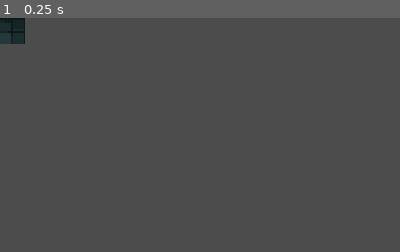
Above: before the commit, frame 1.
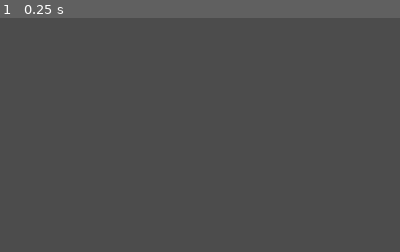
Above: after the commit, the same moment.

Repository: Dowsley/pixel-crawler
Game: Godot game, scene res://src/Dungeon.tscn
Two runs of this game, one before a commit and one after it. Both use one fixed random seed, a clock stepped at 60 frames per second and the inputs below.
Inputs:
- Up to frame 1 (0.25 s): no input
The pictures show only the part of the screen within x 0-50%, y 0-50%; the shares and areas given below are measured in that part.

The runs differ from the first frame. In frame 1, 0.7% of the frame differs, in the area x 0-7%, y 0-12%.

Commit message:
Generation working, broken rules

Diff:
--- /dev/null
+++ b/src/Camera2D.gd
@@ -0,0 +1,13 @@
+extends Camera2D
+
+var V := 20
+
+func _physics_process(delta):
+	if Input.is_action_pressed("ui_right"):
+		position.x += 1 * V
+	if Input.is_action_pressed("ui_left"):
+		position.x -= 1 * V
+	if Input.is_action_pressed("ui_down"):
+		position.y += 1 * V
+	if Input.is_action_pressed("ui_up"):
+		position.y -= 1 * V
--- a/src/Dungeon.tscn
+++ b/src/Dungeon.tscn
@@ -1,7 +1,8 @@
-[gd_scene load_steps=4 format=2]
+[gd_scene load_steps=5 format=2]
 
 [ext_resource path="res://assets/Environment/Dungeon Prison/Assets/Tiles.png" type="Texture" id=1]
 [ext_resource path="res://src/dungeon.gd" type="Script" id=2]
+[ext_resource path="res://src/Camera2D.gd" type="Script" id=3]
 
 [sub_resource type="TileSet" id=1]
 0/name = "dungeon_floor"
@@ -430,3 +431,8 @@
 cell_size = Vector2( 16, 16 )
 format = 1
 script = ExtResource( 2 )
+
+[node name="Camera2D" type="Camera2D" parent="."]
+position = Vector2( 256, 150 )
+current = true
+script = ExtResource( 3 )
--- a/src/dungeon.gd
+++ b/src/dungeon.gd
@@ -2,9 +2,9 @@
 onready var generator := Generator.new()
 onready var size := (OS.window_size / cell_size).ceil()
 
-
-func generate_map(size):
-	generator.generate(size)
+func generate_map():
+	#generator.print_grid()
+	generator.generate()
 	#generator.print_grid()
 	for i in size.x:
 		for j in size.y:
@@ -16,10 +16,11 @@
 			)
 
 func _ready():
-	generate_map(size)
+	generator.init_grid(size)
+	generate_map()
 	# Load data
 	#dungeon.set_cell(i, j, dungeon.tile_set.find_tile_by_name(state_name))
 
 func _input(event):
 	if event.is_action_pressed("generate"):
-		generate_map(size)
+		generate_map()
--- a/src/wfc/generator.gd
+++ b/src/wfc/generator.gd
@@ -5,11 +5,15 @@
 var grid := []
 var size: Vector2
 
+func get_all_options():
+	return options.keys().duplicate()
+
 func convert_coordinates(i: int, j: int) -> int:
 	return int(i + j * size.x)
 
-func get_tile(i: int, j: int) -> Tile:
-	return grid[convert_coordinates(i, j)]
+func get_tile(i: int, j: int, alt_grid = null) -> Tile:
+	var target = alt_grid if alt_grid else grid
+	return target[convert_coordinates(i, j)]
 
 func set_tile(i: int, j: int, t: Tile) -> void:
 	grid[convert_coordinates(i, j)] = t
@@ -26,15 +30,26 @@
 	t.collapsed = true
 
 func init_grid(size: Vector2):
+	self.size = size
+	options = WFC.load_all_options()
+
 	grid.clear()
 	grid.resize(size.x * size.y)
 	for x in range(size.x):
 		for y in range(size.y):
-			set_tile(x, y, Tile.new(Array(options.keys())))
+			set_tile(x, y, Tile.new(get_all_options()))
 
 func get_lowest_entropy_tile() -> Tile:
-	var grid_copy = Array(grid)
+	randomize()
+
+	var grid_copy = grid.duplicate()
 	grid_copy.sort_custom(WFC, "sort_by_entropy")
+	for i in range(grid_copy.size()-1, -1, -1):
+		if grid_copy[i].collapsed:
+			grid_copy.remove(i)
+
+	if grid_copy.size() == 0:
+		return null
 
 	var max_len: int = grid_copy[0].options.size()
 	var stop_index := 0
@@ -46,23 +61,79 @@
 			break
 		i += 1
 
-	var r := int(rand_range(0, stop_index))
-	return grid_copy[r]
+	if stop_index == 0:
+		return Utils.get_random_element(grid_copy)
+	else:
+		return grid_copy[int(rand_range(0, stop_index))]
 
 func print_grid():
 	for x in range(size.x):
 		for y in range(size.y):
 			print(get_tile(x, y).options)
 
-func generate(size: Vector2):
-	self.size = size
-	options = WFC.load_all_options()
-	init_grid(size)
-
-	# First random collapse to trigger reaction
-	collapse_by_pos(0, 0)
+func generate():
+	#collapse_by_pos(0, 0)
 
 	var t: Tile
 	t = get_lowest_entropy_tile()
-	print(t.options)
+	if not t:
+		return
 	collapse_by_ref(t)
+
+	var next_grid := {}
+	for i in range(size.x):
+		for j in range(size.y):
+			t = get_tile(i, j)
+			if (t.collapsed):
+				next_grid[convert_coordinates(i, j)] = t
+			else:
+				var valid_for_side: Array
+				var options_local = get_all_options()
+				# Look up
+				if j > 0:
+					t = get_tile(i, j-1)
+					valid_for_side = []
+					for opt in t.options:
+						valid_for_side += options[opt].get_options_for("up")
+					check_valid(options_local, valid_for_side)
+				# Look right
+				if i < size.x - 1:
+					t = get_tile(i+1, j)
+					valid_for_side = []
+					for opt in t.options:
+						valid_for_side += options[opt].get_options_for("right")
+					check_valid(options_local, valid_for_side)
+				# Look down
+				if j < size.y - 1:
+					t = get_tile(i, j+1)
+					valid_for_side = []
+					for opt in t.options:
+						valid_for_side += options[opt].get_options_for("down")
+					check_valid(options_local, valid_for_side)
+				# Look left
+				if i > 0:
+					t = get_tile(i-1, j)
+					valid_for_side = []
+					for opt in t.options:
+						valid_for_side += options[opt].get_options_for("left")
+					check_valid(options_local, valid_for_side)
+
+				next_grid[convert_coordinates(i, j)] = Tile.new(options_local)
+
+	update_grid_from(next_grid)
+
+func update_grid_from(next_grid: Dictionary):
+	var keys := next_grid.keys().duplicate()
+	keys.sort()
+
+	var tmp := []
+	for k in keys:
+		tmp.append(next_grid[k])
+	grid = tmp
+
+func check_valid(arr: Array, valid: Array):
+	var element
+	for i in range(arr.size()-1, -1, -1):
+		element = arr[i]
+		if not valid.has(element):
+			arr.remove(i)
--- a/src/wfc/option.gd
+++ b/src/wfc/option.gd
@@ -12,3 +12,7 @@
 	assert(side_name in sides.keys())
 	sides[side_name] = options
 	return self
+
+func get_options_for(side_name: String):
+	assert(side_name in sides.keys())
+	return sides[side_name]
